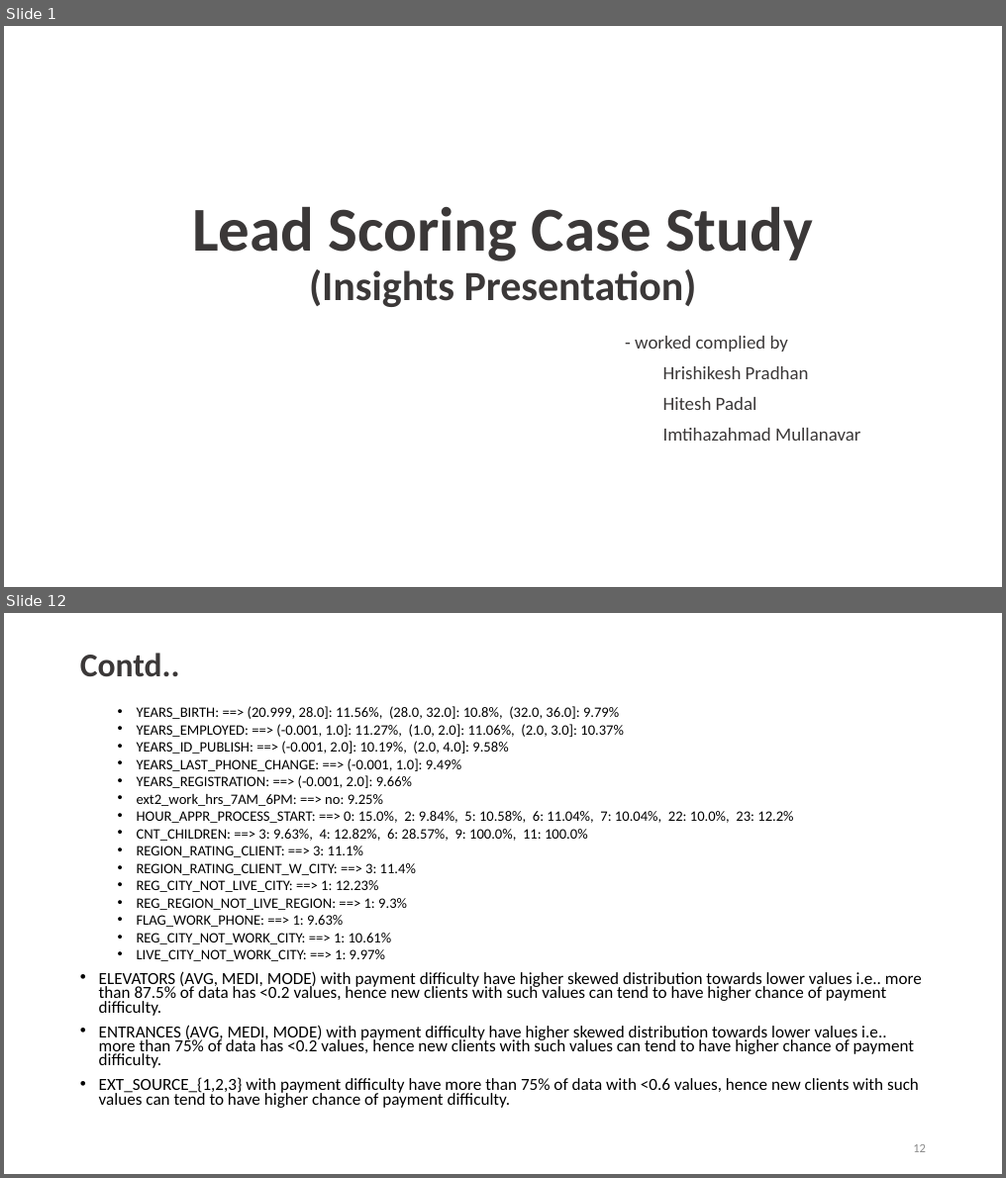
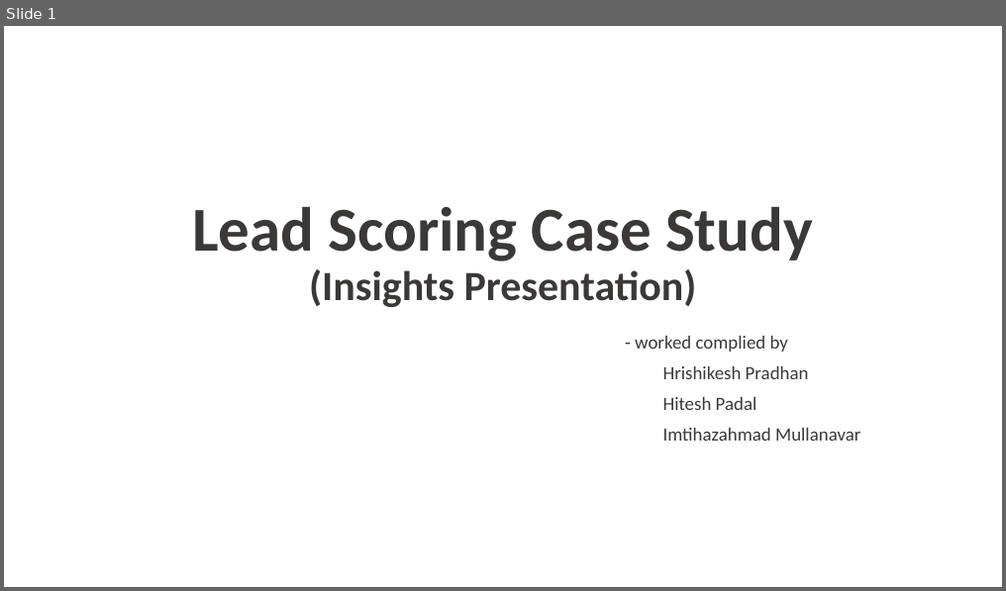
Before and after one commit to Hiteshp97/ProjCollab_LSCS_BTCH67_535, a slide deck: Lead Scoring Case Study.pptx. Shown one above the other, each under a label of ours: slides 1 and 12 before the commit, slide 1 after it; the slides between them are not shown. The pictures are 1006x1178 and 1006x591 pixels, drawn with LibreOffice and Linux fonts; fonts in the diff are those of the drawing; background and template pictures are left out. Boxes give left, top, right and bottom in pixels: in the first picture for what was removed or moved away, otherwise in the second. Text is boxed around its words. In the diff, an @@ line names an element or a change of style, - is before the commit and + after.

```diff
--- a/Lead Scoring Case Study.pptx
+++ b/Lead Scoring Case Study.pptx
@@ slide 12 removed at box(4, 613, 1002, 1174), background #FFFFFF @@
@@ title removed at box(80, 653, 180, 677) @@
-Contd..
@@ text removed at box(99, 706, 922, 1108) @@
-  • YEARS_BIRTH: ==> (20.999, 28.0]: 11.56%, (28.0, 32.0]: 10.8%, (32.0, 36.0]: 9.79%
-  • YEARS_EMPLOYED: ==> (-0.001, 1.0]: 11.27%, (1.0, 2.0]: 11.06%, (2.0, 3.0]: 10.37%
-  • YEARS_ID_PUBLISH: ==> (-0.001, 2.0]: 10.19%, (2.0, 4.0]: 9.58%
-  • YEARS_LAST_PHONE_CHANGE: ==> (-0.001, 1.0]: 9.49%
-  • YEARS_REGISTRATION: ==> (-0.001, 2.0]: 9.66%
-  • ext2_work_hrs_7AM_6PM: ==> no: 9.25%
-  • HOUR_APPR_PROCESS_START: ==> 0: 15.0%, 2: 9.84%, 5: 10.58%, 6: 11.04%, 7: 10.04%, 22: 10.0%, 23: 12.2%
-  • CNT_CHILDREN: ==> 3: 9.63%, 4: 12.82%, 6: 28.57%, 9: 100.0%, 11: 100.0%
-  • REGION_RATING_CLIENT: ==> 3: 11.1%
-  • REGION_RATING_CLIENT_W_CITY: ==> 3: 11.4%
-  • REG_CITY_NOT_LIVE_CITY: ==> 1: 12.23%
-  • REG_REGION_NOT_LIVE_REGION: ==> 1: 9.3%
-  • FLAG_WORK_PHONE: ==> 1: 9.63%
-  • REG_CITY_NOT_WORK_CITY: ==> 1: 10.61%
-  • LIVE_CITY_NOT_WORK_CITY: ==> 1: 9.97%
-• ELEVATORS (AVG, MEDI, MODE) with payment difficulty have higher skewed distribution towards lower values i.e.. more than 87.5% of data has <0.2 values, hence new clients with such values can tend to have higher chance of payment difficulty.
-• ENTRANCES (AVG, MEDI, MODE) with payment difficulty have higher skewed distribution towards lower values i.e.. more than 75% of data has <0.2 values, hence new clients with such values can tend to have higher chance of payment difficulty.
-• EXT_SOURCE_{1,2,3} with payment difficulty have more than 75% of data with <0.6 values, hence new clients with such values can tend to have higher chance of payment difficulty.
@@ page number removed at box(913, 1145, 926, 1153) @@
-12
```
Also in this commit, not shown: 7 slides changed, 7 slides added, 6 other slides removed.
